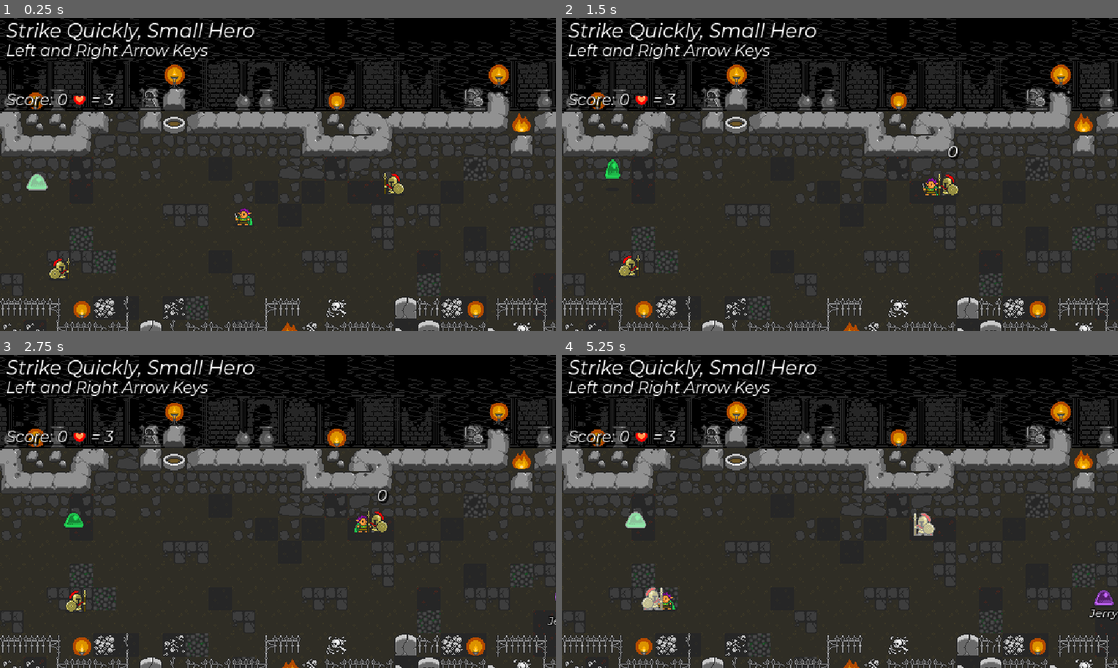
Above: before the commit, frames 1-4 (two rows, left to right).
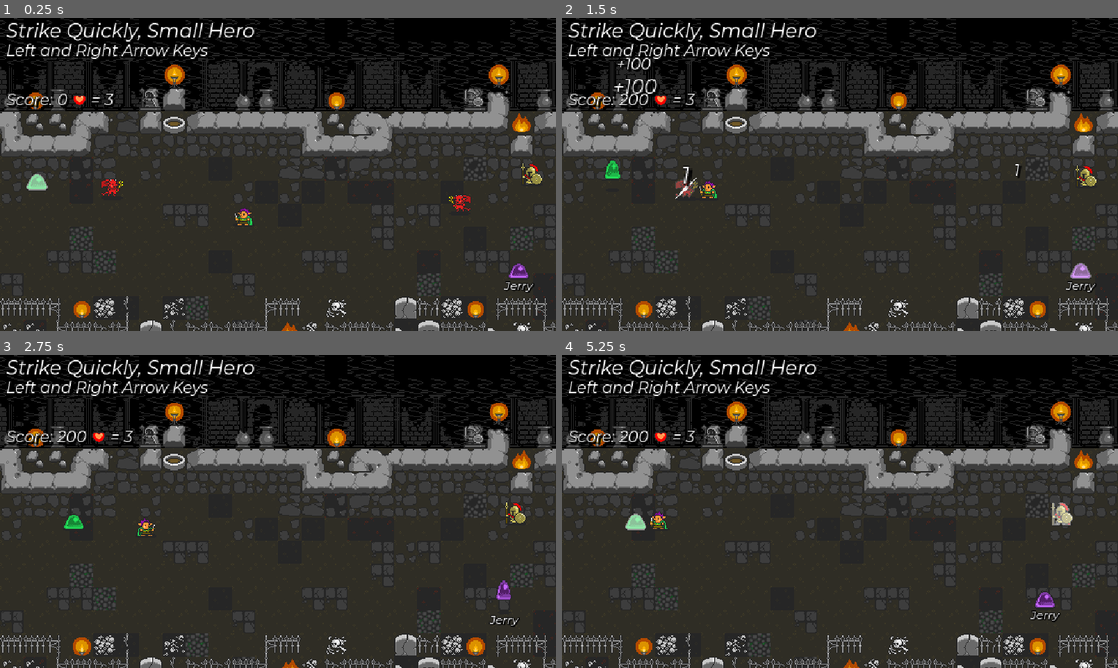
Above: after the commit, the same moments.

Repository: nuzcraft/beat-m-up
Game: Godot game, scene res://scenes/world/world.tscn
The game is run twice, just before and just after one commit, with the same random seed, the same clock (stepped at 60 frames per second) and the same inputs.
Inputs:
- Up to frame 1 (0.25 s): no input
- Up to frame 2 (1.5 s): tap Enter at 0.5 s; hold Right (ui_right) 0.53-1.28 s; hold Left (ui_left) from 1.28 s (still down)
- Up to frame 3 (2.75 s): release Left (ui_left) at 2.03 s; hold Right (ui_right) from 2.03 s (still down)
- Up to frame 4 (5.25 s): release Right (ui_right) at 3.53 s; hold Left (ui_left) from 3.53 s (still down)

The runs differ from the first frame. In frame 1, 0.7% of the frame differs, in the area x 8-98%, y 46-88%; in frame 2, 1.7%, in the area x 7-97%, y 12-88%; in frame 3, 1.2%; in frame 4, 1.6%.

Commit message:
added start of imp character

Diff:
--- /dev/null
+++ b/scenes/actor/enemy/imp/imp.gd
@@ -0,0 +1,30 @@
+extends Enemy
+class_name Imp
+
+@export var move_speed: int
+
+enum {
+	WALKING
+}
+
+var state = WALKING
+
+func _ready():
+	super()
+
+func _process(delta):
+	super(delta)
+
+	set_flip_h(global_position.x < target.global_position.x)
+
+	match state:
+		WALKING: walking_state(delta)
+#		PRE_ATTACK: pre_attack_state(delta)
+#		ATTACK: attack_state(delta)
+
+func walking_state(delta):
+	var new_global_pos: Vector2 = global_position.move_toward(target.global_position, delta * move_speed)
+	var diff = new_global_pos - global_position
+	global_position = new_global_pos
+	if global_position.distance_to(target.global_position) < 15:
+		target.global_position += diff
--- /dev/null
+++ b/scenes/actor/enemy/imp/imp.tscn
@@ -0,0 +1,51 @@
+[gd_scene load_steps=9 format=3 uid="uid://dao1sohqi1en8"]
+
+[ext_resource type="PackedScene" uid="uid://dey3vrrqpebvc" path="res://scenes/actor/enemy/enemy.tscn" id="1_cckkg"]
+[ext_resource type="Shader" path="res://scenes/actor/actor.gdshader" id="2_jlvs7"]
+[ext_resource type="Script" path="res://scenes/actor/enemy/imp/imp.gd" id="2_xouww"]
+[ext_resource type="Texture2D" uid="uid://b1smwnklel8na" path="res://assets/sprites/oryx_16bit_fantasy_creatures_trans.png" id="4_4s3pa"]
+
+[sub_resource type="ShaderMaterial" id="ShaderMaterial_6bbxk"]
+resource_local_to_scene = true
+shader = ExtResource("2_jlvs7")
+shader_parameter/whitening = 0.0
+
+[sub_resource type="AtlasTexture" id="AtlasTexture_mt03x"]
+atlas = ExtResource("4_4s3pa")
+region = Rect2(432, 456, 24, 24)
+
+[sub_resource type="AtlasTexture" id="AtlasTexture_47x34"]
+atlas = ExtResource("4_4s3pa")
+region = Rect2(432, 480, 24, 24)
+
+[sub_resource type="SpriteFrames" id="SpriteFrames_ik72k"]
+animations = [{
+"frames": [{
+"duration": 1.0,
+"texture": SubResource("AtlasTexture_mt03x")
+}],
+"loop": true,
+"name": &"attack",
+"speed": 5.0
+}, {
+"frames": [{
+"duration": 1.0,
+"texture": SubResource("AtlasTexture_mt03x")
+}, {
+"duration": 1.0,
+"texture": SubResource("AtlasTexture_47x34")
+}],
+"loop": true,
+"name": &"idle",
+"speed": 5.0
+}]
+
+[node name="Imp" instance=ExtResource("1_cckkg")]
+script = ExtResource("2_xouww")
+move_speed = 10
+health = 0
+
+[node name="CharacterSprite" parent="." index="1"]
+material = SubResource("ShaderMaterial_6bbxk")
+sprite_frames = SubResource("SpriteFrames_ik72k")
+animation = &"attack"
--- a/scenes/actor/enemy/shield_knight/shield_knight.tscn
+++ b/scenes/actor/enemy/shield_knight/shield_knight.tscn
@@ -156,27 +156,27 @@
 "values": [0, 1, 2]
 }
 
-[sub_resource type="Animation" id="Animation_wgs6i"]
-resource_name = "take_damage"
-length = 0.5
-step = 0.125
-tracks/0/type = "value"
-tracks/0/imported = false
-tracks/0/enabled = true
-tracks/0/path = NodePath("CharacterSprite:material:shader_parameter/whitening")
-tracks/0/interp = 1
-tracks/0/loop_wrap = true
-tracks/0/keys = {
-"times": PackedFloat32Array(0, 0.125, 0.25, 0.375),
-"transitions": PackedFloat32Array(-2, -2, -2, -2),
-"update": 0,
-"values": [0.5, 0.0, 0.5, 0.0]
-}
-
 [sub_resource type="Animation" id="Animation_t8ghi"]
 resource_name = "pre_attack"
 length = 0.5
 loop_mode = 1
+step = 0.125
+tracks/0/type = "value"
+tracks/0/imported = false
+tracks/0/enabled = true
+tracks/0/path = NodePath("CharacterSprite:material:shader_parameter/whitening")
+tracks/0/interp = 1
+tracks/0/loop_wrap = true
+tracks/0/keys = {
+"times": PackedFloat32Array(0, 0.125, 0.25, 0.375),
+"transitions": PackedFloat32Array(-2, -2, -2, -2),
+"update": 0,
+"values": [0.5, 0.0, 0.5, 0.0]
+}
+
+[sub_resource type="Animation" id="Animation_wgs6i"]
+resource_name = "take_damage"
+length = 0.5
 step = 0.125
 tracks/0/type = "value"
 tracks/0/imported = false
--- a/scenes/world/world.tscn
+++ b/scenes/world/world.tscn
@@ -1,16 +1,17 @@
-[gd_scene load_steps=20 format=3 uid="uid://cgjdmis0x5c2"]
+[gd_scene load_steps=21 format=3 uid="uid://cgjdmis0x5c2"]
 
 [ext_resource type="PackedScene" uid="uid://c542urqo3hlwn" path="res://scenes/actor/hero/hero.tscn" id="1_4tnvd"]
 [ext_resource type="Script" path="res://scenes/world/world.gd" id="1_bmblk"]
-[ext_resource type="Texture2D" uid="uid://cbegbt4njsigu" path="res://assets/sprites/oryx_16bit_fantasy_world.png" id="2_8apsn"]
+[ext_resource type="Texture2D" uid="uid://biscodx2c23b8" path="res://assets/sprites/oryx_16bit_fantasy_world.png" id="2_8apsn"]
 [ext_resource type="PackedScene" uid="uid://b2qv7j6fcq01e" path="res://scenes/shake_camera/shake_camera.tscn" id="2_h8emb"]
 [ext_resource type="Theme" uid="uid://dk3wsf2uf1qpg" path="res://scenes/theme.tres" id="2_ibruk"]
-[ext_resource type="Texture2D" uid="uid://dm176fimafag7" path="res://assets/sprites/oryx_16bit_fantasy_world_trans.png" id="3_l7og5"]
-[ext_resource type="Texture2D" uid="uid://yisfcrshd4g5" path="res://assets/sprites/oryx_16bit_fantasy_items_85.png" id="3_or6vx"]
-[ext_resource type="Texture2D" uid="uid://bnnekjql5u1aa" path="res://assets/sprites/oryx_16bit_background_trans.png" id="4_rf1xq"]
+[ext_resource type="Texture2D" uid="uid://crjbv1v4bipo3" path="res://assets/sprites/oryx_16bit_fantasy_world_trans.png" id="3_l7og5"]
+[ext_resource type="Texture2D" uid="uid://bfprk0vrwc2ed" path="res://assets/sprites/oryx_16bit_fantasy_items_85.png" id="3_or6vx"]
+[ext_resource type="Texture2D" uid="uid://d3ayms8wenecn" path="res://assets/sprites/oryx_16bit_background_trans.png" id="4_rf1xq"]
 [ext_resource type="PackedScene" uid="uid://bc167ondlqvv3" path="res://scenes/actor/enemy/slime/jerry/jerry.tscn" id="8_g7gia"]
 [ext_resource type="PackedScene" uid="uid://brd0kac4jp2vl" path="res://scenes/actor/enemy/slime/slime.tscn" id="8_jdslj"]
 [ext_resource type="PackedScene" uid="uid://du3c4sggl587r" path="res://scenes/actor/enemy/shield_knight/shield_knight.tscn" id="11_hgbip"]
+[ext_resource type="PackedScene" uid="uid://dao1sohqi1en8" path="res://scenes/actor/enemy/imp/imp.tscn" id="12_g51xe"]
 
 [sub_resource type="LabelSettings" id="LabelSettings_7y0te"]
 font_size = 20
@@ -4323,11 +4324,7 @@
 position = Vector2(252, 215)
 
 [node name="Jerry" parent="." node_paths=PackedStringArray("target") instance=ExtResource("8_g7gia")]
-position = Vector2(597, 274)
-target = NodePath("../Hero")
-
-[node name="ShieldKnight" parent="." node_paths=PackedStringArray("target") instance=ExtResource("11_hgbip")]
-position = Vector2(59, 271)
+position = Vector2(537, 270)
 target = NodePath("../Hero")
 
 [node name="Slime" parent="." node_paths=PackedStringArray("target") instance=ExtResource("8_jdslj")]
@@ -4335,5 +4332,13 @@
 target = NodePath("../Hero")
 
 [node name="ShieldKnight2" parent="." node_paths=PackedStringArray("target") instance=ExtResource("11_hgbip")]
-position = Vector2(410, 183)
+position = Vector2(553, 173)
 target = NodePath("../Hero")
+
+[node name="Imp" parent="." node_paths=PackedStringArray("target") instance=ExtResource("12_g51xe")]
+position = Vector2(114, 186)
+target = NodePath("../Hero")
+
+[node name="Imp2" parent="." node_paths=PackedStringArray("target") instance=ExtResource("12_g51xe")]
+position = Vector2(478, 203)
+target = NodePath("../Hero")
Not shown: 1 places in scenes/actor/actor.tscn that only renumber resources
Not shown: 1 places in scenes/actor/enemy/shield_knight/shield_knight.tscn that only renumber resources
